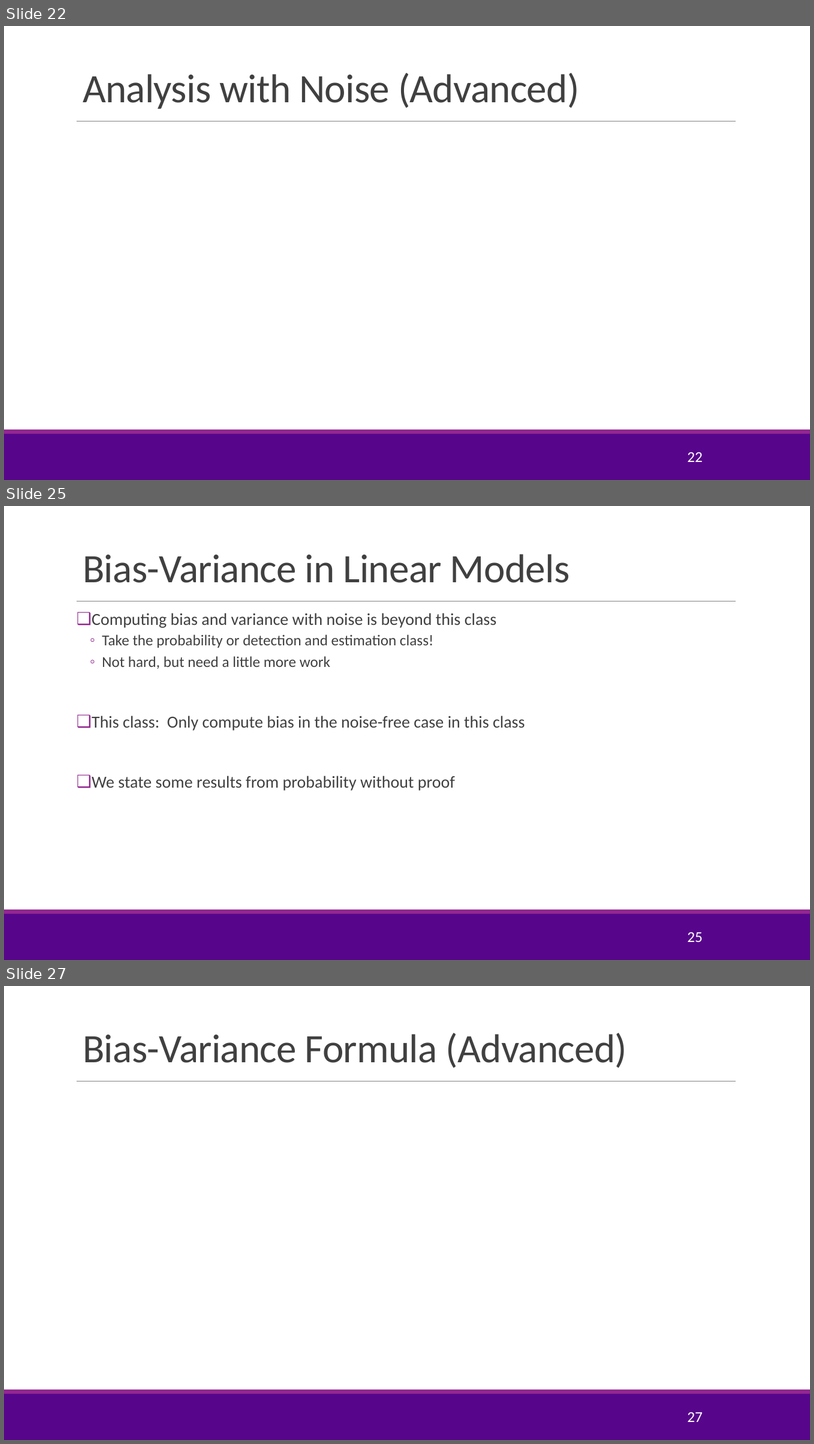
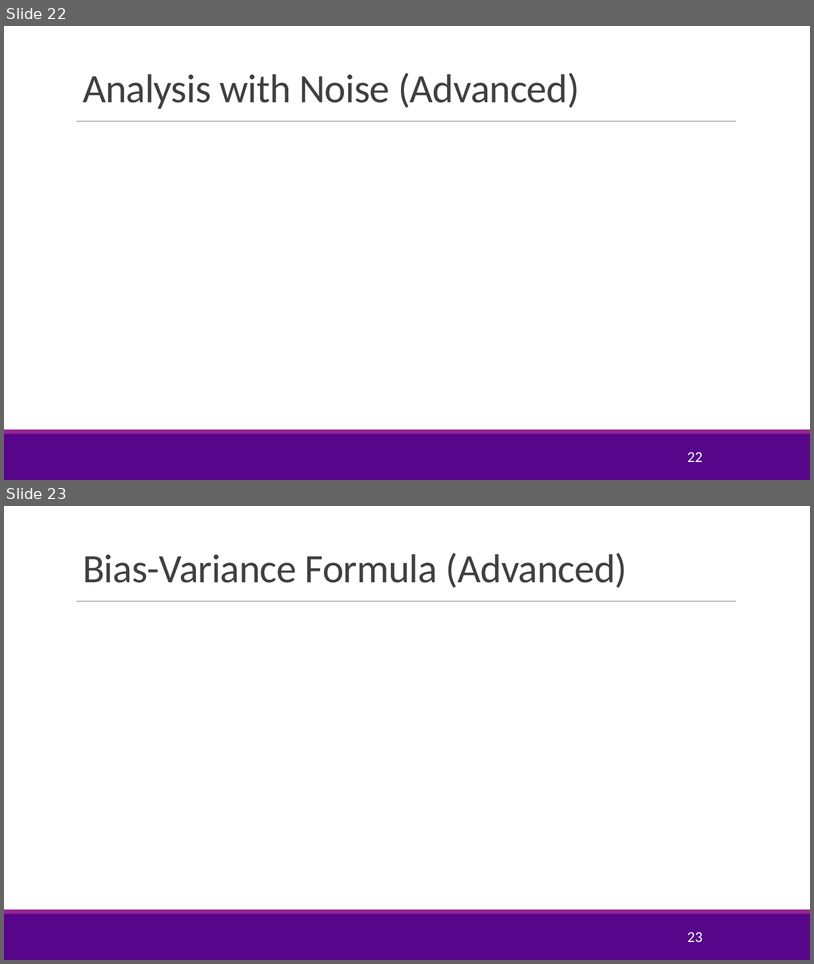
Before and after one commit to joshzzl/introml, a slide deck: lectures/Lect04_ModelSelection.pptx. Shown one above the other, each under a label of ours: slides 22, 25 and 27 before the commit, slides 22 and 23 after it; the slides between them are not shown. The pictures are 814x1444 and 814x964 pixels, drawn with LibreOffice and Linux fonts; fonts in the diff are those of the drawing; grey boxes stand for pictures; background and template pictures are left out. Boxes give left, top, right and bottom in pixels: in the first picture for what was removed or moved away, otherwise in the second. Text is boxed around its words. In the diff, an @@ line names an element or a change of style, - is before the commit and + after.

Commit message:
Modified the way the bias-variance tradeoff is presented somewhat. Also added a few slides about feature selection. This is necessary since Lab is actually for feature selection.

```diff
--- a/lectures/Lect04_ModelSelection.pptx
+++ b/lectures/Lect04_ModelSelection.pptx
@@ slide 25 removed at (4, 506, 810, 960), background #FFFFFF; not listed: 3 template elements that a slide beside it also shows @@
@@ title removed at (83, 554, 570, 583) @@
-Bias-Variance in Linear Models
@@ text removed at (92, 613, 525, 790) @@
-❑ Computing bias and variance with noise is beyond this class
-  ◦ Take the probability or detection and estimation class!
-  ◦ Not hard, but need a little more work
-❑ This class: Only compute bias in the noise-free case in this class
-❑ We state some results from probability without proof
@@ page number removed at (687, 931, 703, 942) @@
-25
@@ what was slide 27 is now slide 23 @@
@@ page number at (687, 931, 703, 942): text changed @@
-27
+23
```
Also in this commit, not shown: 10 slides changed, 6 slides added, 1 other file.
